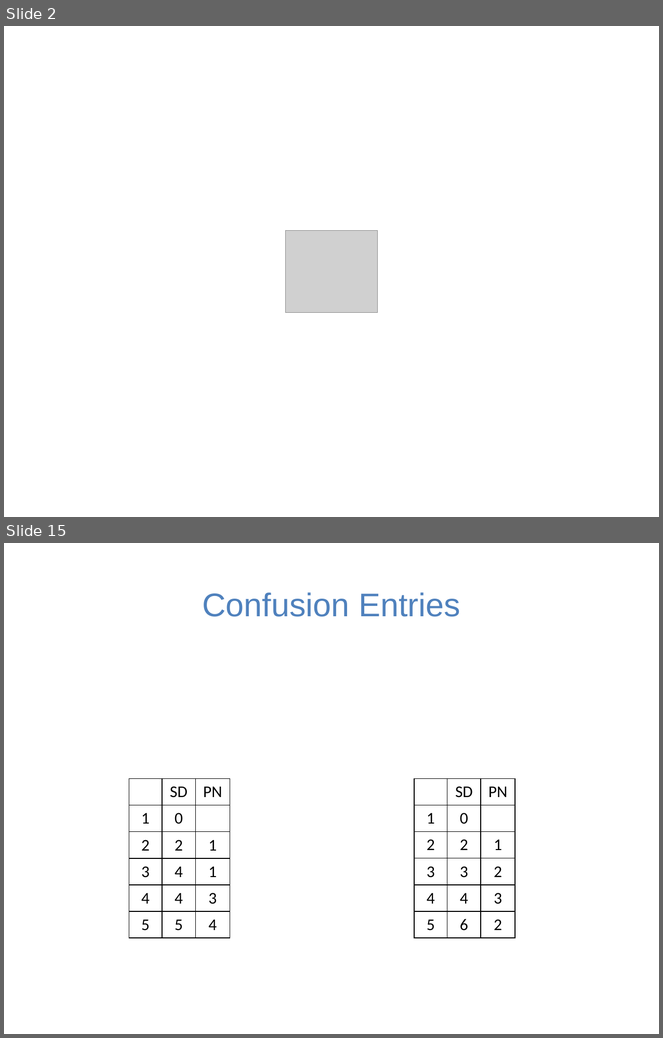
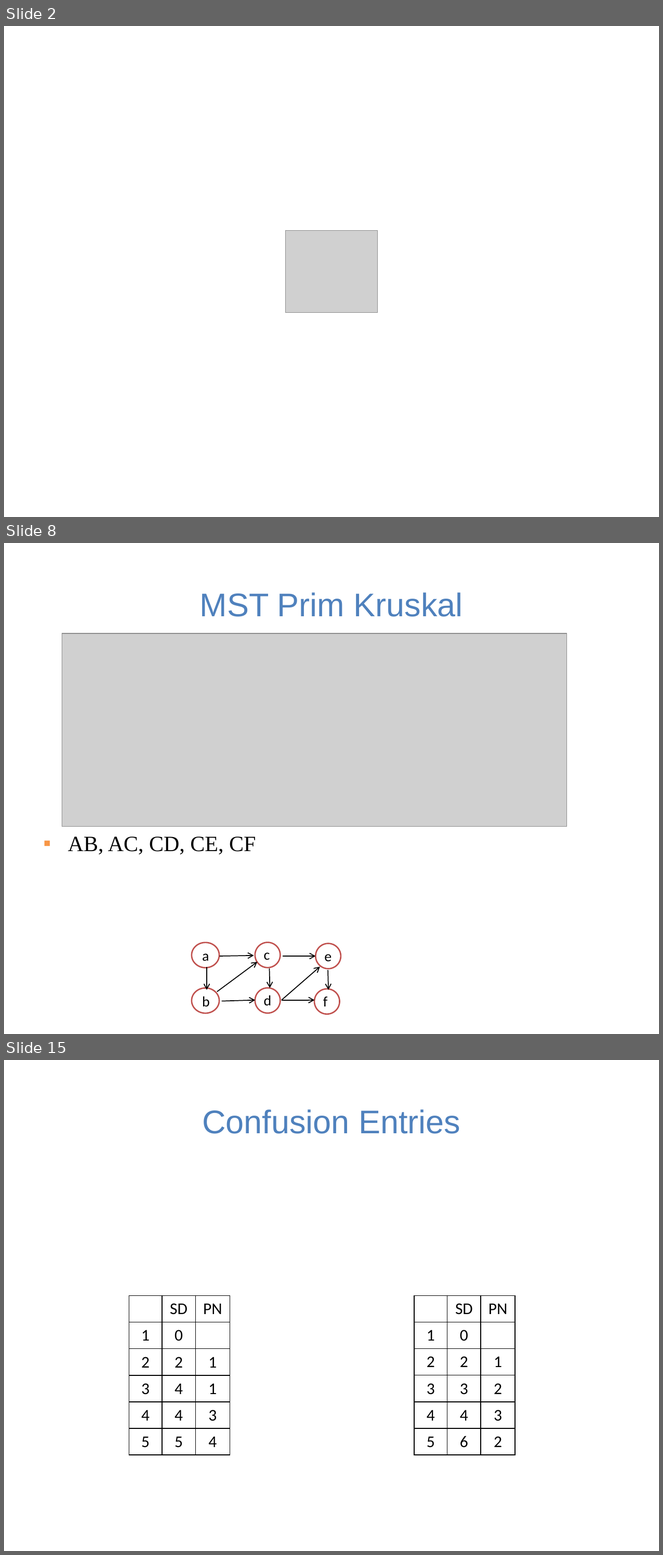
Before and after one commit to guhofstra/CSC111Fa25, a slide deck: FinalExamRelated.pptx. Shown one above the other, each under a label of ours: slides 2 and 15 before the commit, slides 2, 8 and 15 after it; the slides between them are not shown. The pictures are 663x1038 and 663x1555 pixels, drawn with LibreOffice and Linux fonts; fonts in the diff are those of the drawing; grey boxes stand for pictures. Boxes give left, top, right and bottom in pixels: in the first picture for what was removed or moved away, otherwise in the second. Text is boxed around its words. In the diff, an @@ line names an element or a change of style, - is before the commit and + after.

```diff
--- a/FinalExamRelated.pptx
+++ b/FinalExamRelated.pptx
@@ slide 8 added at <box>4,543,659,1034</box>, background #FFFFFF @@
@@ title added at <box>200,592,463,617</box>, 36 pt, text #4F81BD @@
+MST Prim Kruskal
@@ picture added at <box>62,633,567,827</box> @@
@@ text added at <box>68,837,256,855</box>, 24 pt, text #000000 @@
+▪ AB, AC, CD, CE, CF
@@ ellipse added at <box>191,943,219,968</box>, fill #FFFFFF, outline #C0504D 1.5 pt @@
@@ ellipse added at <box>255,943,281,968</box>, fill #FFFFFF, outline #C0504D 1.5 pt @@
@@ ellipse added at <box>316,944,341,969</box>, fill #FFFFFF, outline #C0504D 1.5 pt @@
@@ text added at <box>202,954,209,961</box>, 16 pt, text #000000 @@
+a
@@ arrow added from (217, 992) to (258, 962), #000000 1 pt @@
@@ arrow added from (220, 956) to (254, 956), #000000 1 pt @@
@@ text added at <box>264,953,270,960</box>, 16 pt, text #000000 @@
+c
@@ arrow added from (283, 956) to (316, 956), #000000 1 pt @@
@@ text added at <box>324,954,332,962</box>, 16 pt, text #000000 @@
+e
@@ arrow added from (207, 967) to (207, 991), #000000 1 pt @@
@@ arrow added from (269, 969) to (270, 989), #000000 1 pt @@
@@ arrow added from (282, 1000) to (320, 967), #000000 1 pt @@
@@ arrow added from (328, 971) to (328, 991), #000000 1 pt @@
@@ ellipse added at <box>191,989,219,1014</box>, fill #FFFFFF, outline #C0504D 1.5 pt @@
@@ ellipse added at <box>255,989,281,1014</box>, fill #FFFFFF, outline #C0504D 1.5 pt @@
@@ ellipse added at <box>314,989,340,1015</box>, fill #FFFFFF, outline #C0504D 1.5 pt @@
@@ text added at <box>202,996,210,1007</box>, 16 pt, text #000000 @@
+b
@@ arrow added from (221, 1002) to (255, 1000), #000000 1 pt @@
@@ text added at <box>264,995,272,1006</box>, 16 pt, text #000000 @@
+d
@@ arrow added from (282, 1000) to (314, 1000), #000000 1 pt @@
@@ text added at <box>323,996,328,1007</box>, 16 pt, text #000000 @@
+f
```
Also in this commit, not shown: 9 slides changed, 6 other slides added, 1 slide removed, 1 other file.
